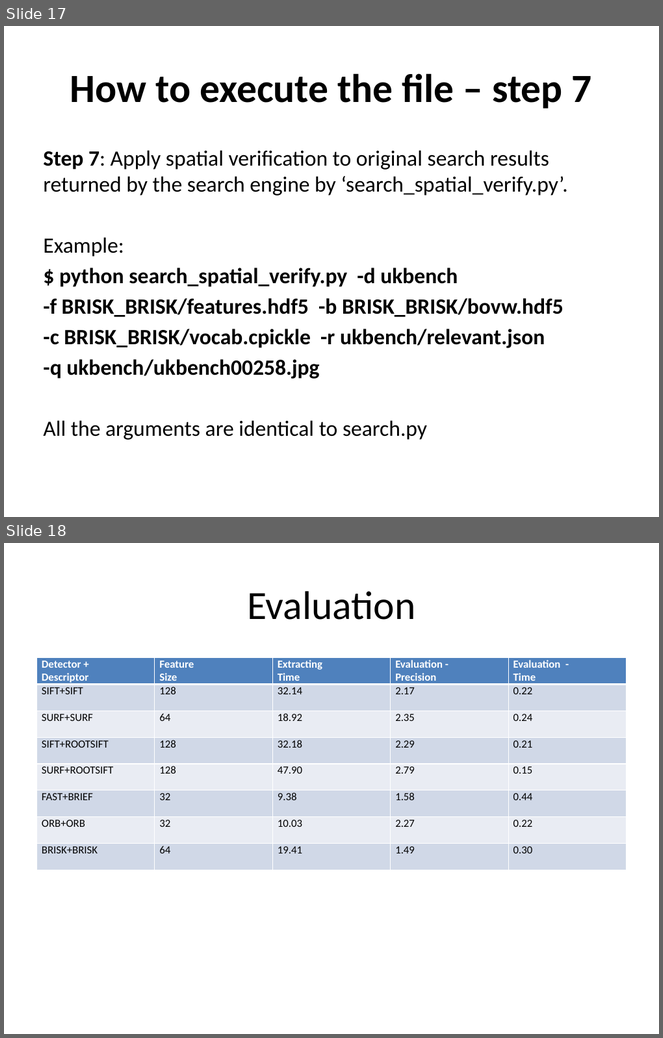
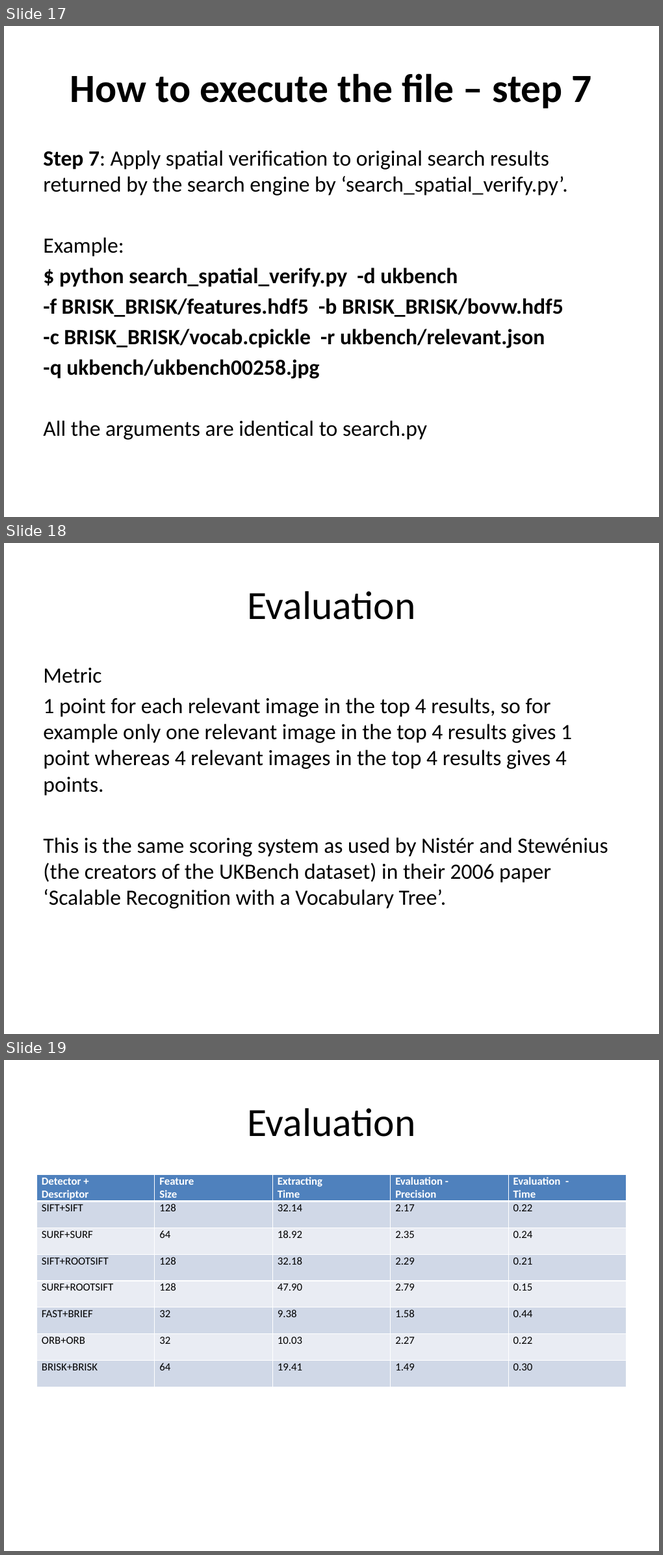
Before and after one commit to rovenr12/Image_Information_Retrival, a slide deck: JRxD.pptx. Shown one above the other, each under a label of ours: slides 17 and 18 before the commit, slides 17, 18 and 19 after it. The pictures are 663x1038 and 663x1555 pixels, drawn with LibreOffice and Linux fonts; fonts in the diff are those of the drawing. Boxes give left, top, right and bottom in pixels: in the first picture for what was removed or moved away, otherwise in the second. Text is boxed around its words. In the diff, an @@ line names an element or a change of style, - is before the commit and + after.

```diff
--- a/JRxD.pptx
+++ b/JRxD.pptx
@@ slide 18 added at bbox=[4, 543, 659, 1034], background #FFFFFF @@
@@ title added at bbox=[247, 591, 416, 620], 44 pt, text #000000 @@
+Evaluation
@@ text added at bbox=[43, 668, 608, 909], 24 pt, text #000000 @@
+Metric
+1 point for each relevant image in the top 4 results, so for example only one relevant image in the top 4 results gives 1 point whereas 4 relevant images in the top 4 results gives 4 points.
+This is the same scoring system as used by Nistér and Stewénius (the creators of the UKBench dataset) in their 2006 paper ‘Scalable Recognition with a Vocabulary Tree’.
@@ what was slide 18 is now slide 19 @@
```
